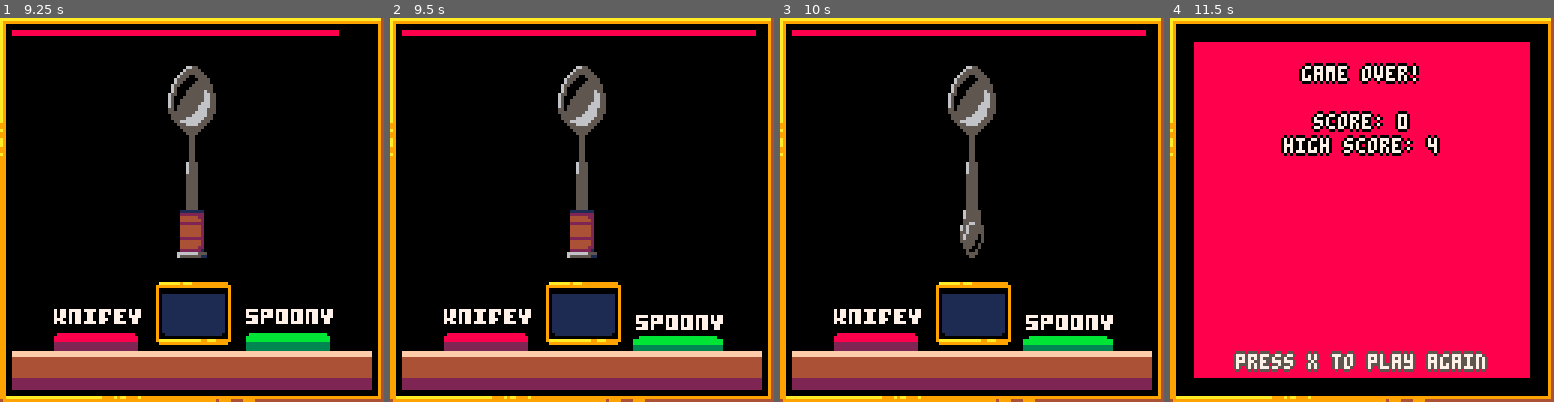
Above: before the commit, frames 1-4 (left to right).
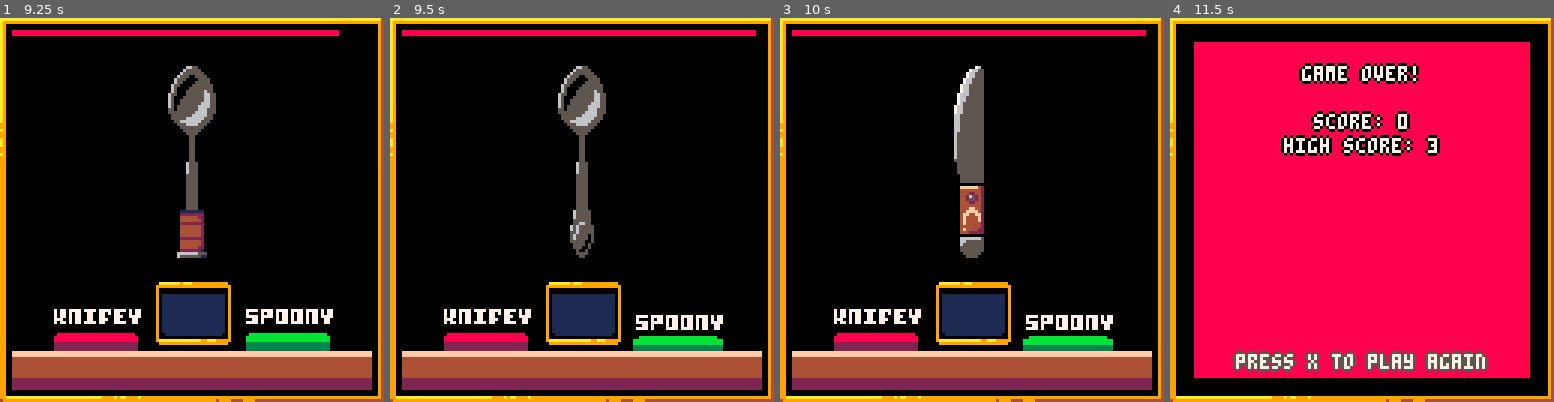
Above: after the commit, the same moments.

Repository: Jonic/knifey-spoony
Game: PICO-8 cartridge knifey-spoony.p8
The game is run twice, just before and just after one commit, with the same random seed, the same clock (stepped at 60 frames per second) and the same inputs.
Inputs:
- Up to frame 1 (9.25 s): tap X (X key) at 0.33, 0.7, 1.43, 2.58, 3.1, 3.62, 4.13, 4.65, 5.17, 5.68, 6.2, 6.72, 7.23, 7.75, 8.27, 8.78 s; hold Right 2.33-3.33 s; hold Right 3.38-4.22 s; hold Right 4.72-5.72 s; hold Left 6.15-6.98 s; hold Right 7.03-8.03 s; hold Right 8.08-8.92 s
- Up to frame 2 (9.5 s): tap X (X key) at 9.3 s; hold Right from 9.42 s (still down)
- Up to frame 3 (10 s): keep holding Right; tap X (X key) at 9.82 s
- Up to frame 4 (11.5 s): tap X (X key) at 10.33, 10.85, 11.37 s; release Right at 10.42 s; hold Left from 10.85 s (still down)

Frame 1 is identical in both runs. In frame 2, 0.8% of the frame differs, in the area x 46-54%, y 50-63%; in frame 3, 2.8%, in the area x 43-57%, y 12-63%; in frame 4, less than 0.1%.

Commit message:
Utensil sprites never same twice in a row

Diff:
--- a/knifey-spoony.p8
+++ b/knifey-spoony.p8
@@ -3,7 +3,7 @@
 __lua__
 -- knifey spoony
 -- by jonic + ribbon black
--- v0.6.2
+-- v0.6.3
 
 --[[
   "i see you've played knifey
@@ -354,7 +354,6 @@
 
   obj.set_pos = function(self)
     self.pos_x = self:calculate_pos('x')
-    printh(self.pos_x)
     self.pos_y = self:calculate_pos('y')
   end
 
@@ -530,8 +529,13 @@
     start_y   = 4,
   }
   s.utensil = {
-    current = nil,
+    type = nil,
+    index = 0,
     sprites = {},
+    previous = {
+      index = nil,
+      type = nil,
+    }
   }
 
   s.animate_button = function(self, button)
@@ -539,8 +543,21 @@
   end
 
   s.choose_utensil = function(self)
-    self.utensil.current = rnd(1) > 0.5 and text.knifey or text.spoony
-    self:get_utensil_sprites()
+    self.utensil.previous.type  = self.utensil.type
+    self.utensil.previous.index = self.utensil.index
+
+    local utensil_type  = rnd(1) > 0.5 and text.knifey or text.spoony
+    local utensil_array = tiles.playing.utensils[utensil_type]
+    local utensil_index = rndint(1, #utensil_array)
+
+    if (utensil_index == self.utensil.previous.index) and
+       (utensil_type  == self.utensil.previous.type) then
+      return self:choose_utensil()
+    end
+
+    self.utensil.type    = utensil_type
+    self.utensil.index   = utensil_index
+    self.utensil.sprites = utensil_array[utensil_index]
   end
 
   s.decrease_timeout_remaining = function(self)
@@ -585,7 +602,7 @@
   end
 
   s.evaluate_input = function(self, choice)
-    if (choice == self.utensil.current) then
+    if (choice == self.utensil.type) then
       self:round_passed()
     else
       self:round_failed()
@@ -602,12 +619,6 @@
       self:animate_button(text.spoony)
       self:evaluate_input(text.spoony)
     end
-  end
-
-  s.get_utensil_sprites = function(self)
-    local utensil_array = tiles.playing.utensils[self.utensil.current]
-    local utensil_index = rndint(1, #utensil_array)
-    self.utensil.sprites = utensil_array[utensil_index]
   end
 
   s.new_round = function(self)
Not shown, changed: index.html
Not shown, changed: knifey-spoony.js
Not shown, changed: knifey-spoony.p8.png
